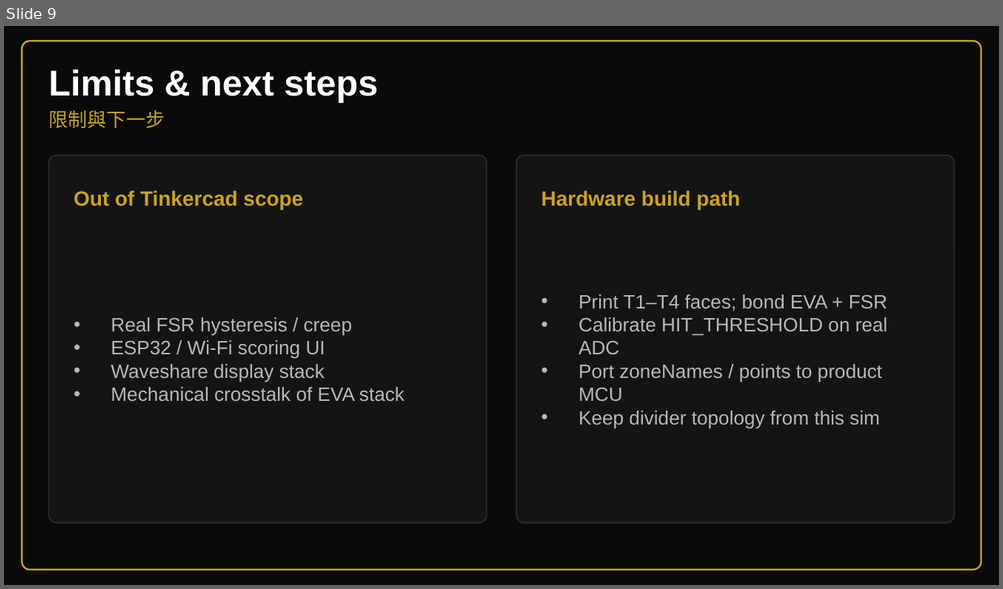
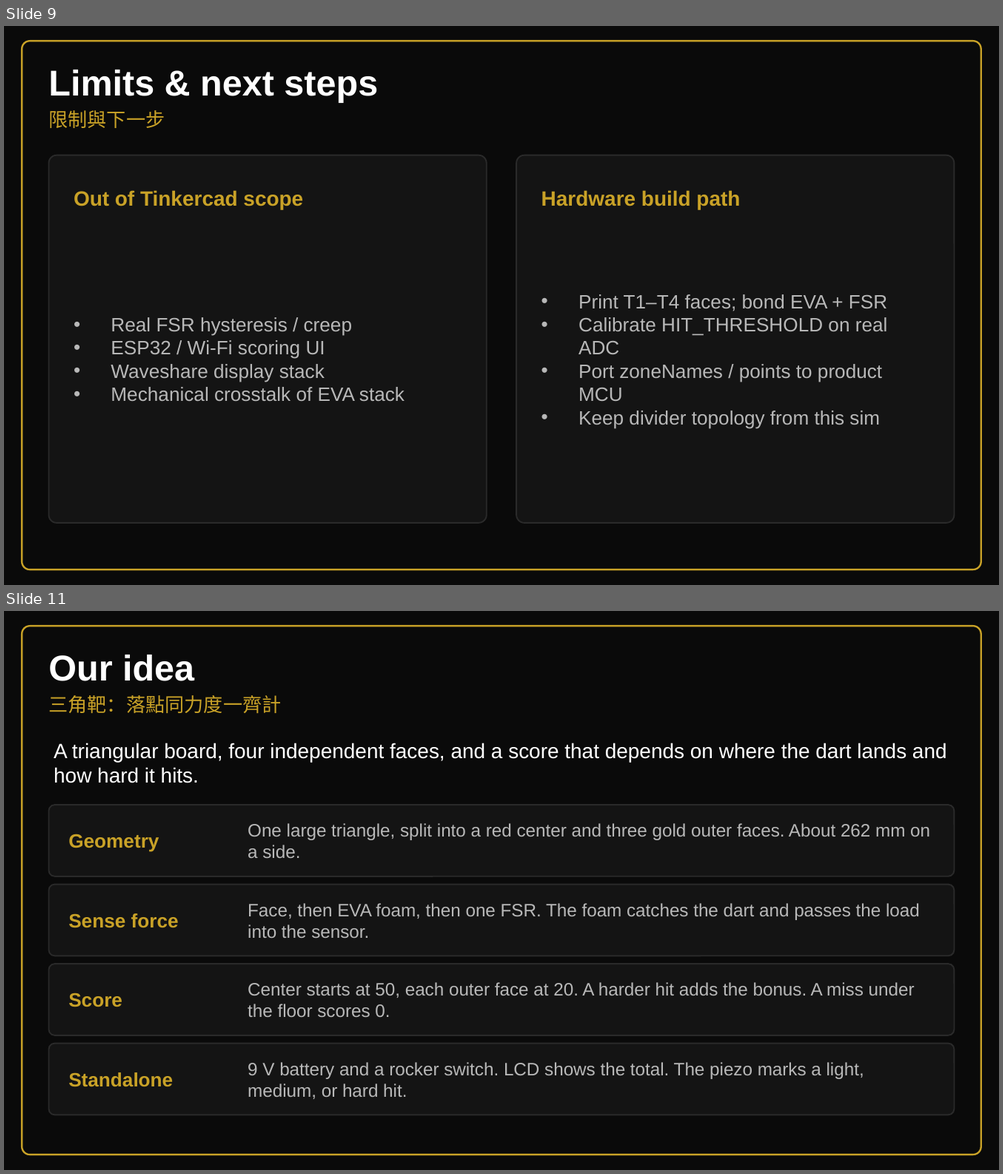
Before and after one commit to AnorakAdrianyc/GEST-3005-Project-Copy, a slide deck: dartboard/SIMULATION_REPORT.pptx. Shown one above the other, each under a label of ours: slide 9 before the commit, slides 9 and 11 after it; the slides between them are not shown. The pictures are 1003x589 and 1003x1174 pixels, drawn with LibreOffice and Linux fonts; fonts in the diff are those of the drawing. Boxes give left, top, right and bottom in pixels: in the first picture for what was removed or moved away, otherwise in the second. Text is boxed around its words. In the diff, an @@ line names an element or a change of style, - is before the commit and + after.

Commit message:
Enhance dartboard project with detailed simulation and scoring logic
- Updated `build_report_pptx.js` to include new sections for "Proof of concept," "Our idea," and "Further plans" with detailed descriptions and visuals.
- Revised `dartboard.ino` to implement Tinkercad Force Sensors, adjusting scoring logic based on force measurements and improving hit detection.
- Enhanced `SIMULATION_REPORT.md` to clarify sensor functionality and scoring mechanics, including new scoring thresholds and LCD display behavior.
- Updated simulation report presentation (`SIMULATION_REPORT.pptx`) and images to reflect recent changes.

```diff
--- a/dartboard/SIMULATION_REPORT.pptx
+++ b/dartboard/SIMULATION_REPORT.pptx
@@ slide 11 added at bbox=[4, 611, 999, 1170], background #0A0A0A @@
@@ rounded rectangle added at bbox=[22, 626, 981, 1155], outline #C9A227 1.25 pt @@
@@ text added at bbox=[48, 655, 194, 681], 26 pt, text #FFFFFF, bold @@
+Our idea
@@ text added at bbox=[48, 695, 281, 713], 14 pt, text #C9A227 @@
+三角靶：落點同力度一齊計
@@ text added at bbox=[54, 743, 947, 783], 15 pt, text #FFFFFF @@
+A triangular board, four independent faces, and a score that depends on where the dart lands and how hard it hits.
@@ rounded rectangle added at bbox=[48, 805, 954, 877], fill #141414, outline #2A2A2A 1 pt @@
@@ text added at bbox=[247, 823, 930, 858], 13 pt, text #B8B8B8 @@
+One large triangle, split into a red center and three gold outer faces. About 262 mm on a side.
@@ text added at bbox=[68, 834, 159, 852], 14 pt, text #C9A227, bold @@
+Geometry
@@ rounded rectangle added at bbox=[48, 885, 954, 956], fill #141414, outline #2A2A2A 1 pt @@
@@ text added at bbox=[68, 914, 179, 928], 14 pt, text #C9A227, bold @@
+Sense force
@@ text added at bbox=[247, 903, 919, 938], 13 pt, text #B8B8B8 @@
+Face, then EVA foam, then one FSR. The foam catches the dart and passes the load into the sensor.
@@ rounded rectangle added at bbox=[48, 964, 954, 1036], fill #141414, outline #2A2A2A 1 pt @@
@@ text added at bbox=[247, 982, 914, 1017], 13 pt, text #B8B8B8 @@
+Center starts at 50, each outer face at 20. A harder hit adds the bonus. A miss under the floor scores 0.
@@ text added at bbox=[68, 993, 122, 1008], 14 pt, text #C9A227, bold @@
+Score
@@ rounded rectangle added at bbox=[48, 1044, 954, 1115], fill #141414, outline #2A2A2A 1 pt @@
@@ text added at bbox=[68, 1073, 173, 1088], 14 pt, text #C9A227, bold @@
+Standalone
@@ text added at bbox=[247, 1062, 864, 1099], 13 pt, text #B8B8B8 @@
+9 V battery and a rocker switch. LCD shows the total. The piezo marks a light, medium, or hard hit.
```
Also in this commit, not shown: 1 slide changed, 2 other slides added, 8 other files.
